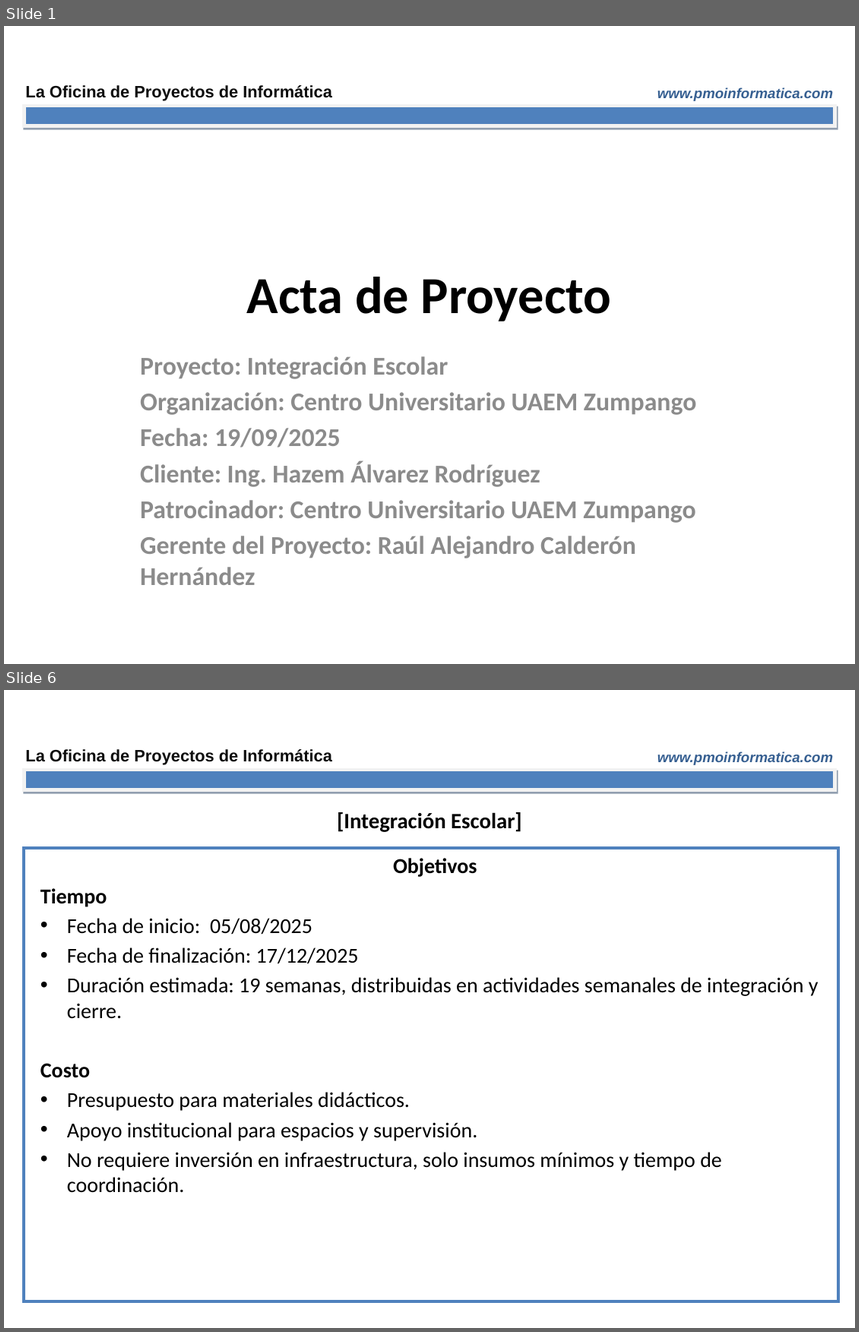
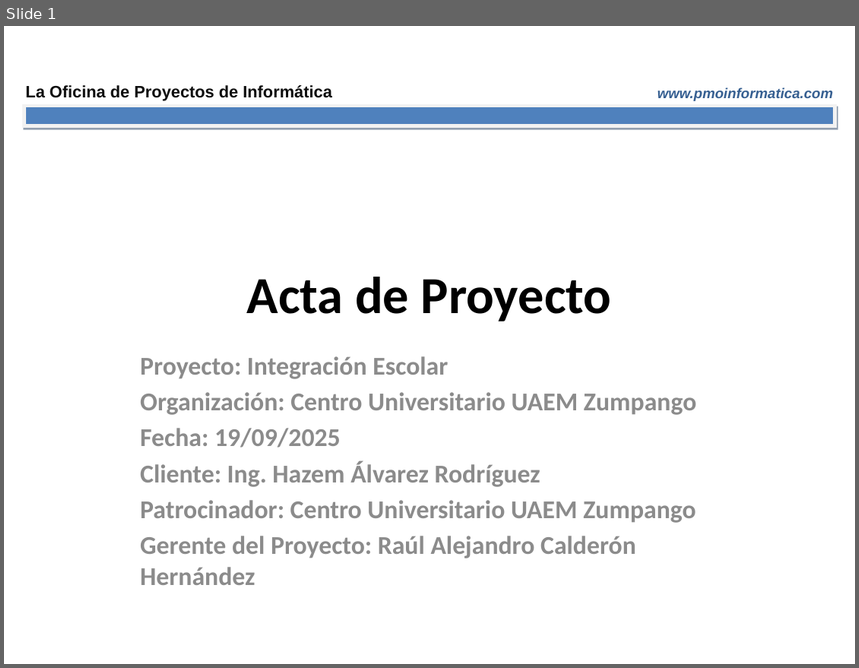
Before and after one commit to AnnyJContreras/ProyIntComDat25B_Carmelitos, a slide deck: Avance de proyecto/Acta de Proyecto Equipo.pptx. Shown one above the other, each under a label of ours: slides 1 and 6 before the commit, slide 1 after it; the slides between them are not shown. The pictures are 859x1332 and 859x668 pixels, drawn with LibreOffice and Linux fonts; fonts in the diff are those of the drawing. Boxes give left, top, right and bottom in pixels: in the first picture for what was removed or moved away, otherwise in the second. Text is boxed around its words. In the diff, an @@ line names an element or a change of style, - is before the commit and + after.

```diff
--- a/Avance de proyecto/Acta de Proyecto Equipo.pptx
+++ b/Avance de proyecto/Acta de Proyecto Equipo.pptx
@@ slide 6 removed at box(4, 690, 855, 1328), background #FFFFFF; not listed: 3 template elements that a slide beside it also shows @@
@@ text removed at box(337, 812, 522, 832) @@
-[Integración Escolar]
@@ text removed at box(24, 848, 838, 1302) @@
-Objetivos
-Tiempo
-• Fecha de inicio: 05/08/2025
-• Fecha de finalización: 17/12/2025
-• Duración estimada: 19 semanas, distribuidas en actividades semanales de integración y cierre.
-Costo
-• Presupuesto para materiales didácticos.
-• Apoyo institucional para espacios y supervisión.
-• No requiere inversión en infraestructura, solo insumos mínimos y tiempo de coordinación.
```
Also in this commit, not shown: 1 slide changed, 8 other slides removed, 1 other file.
